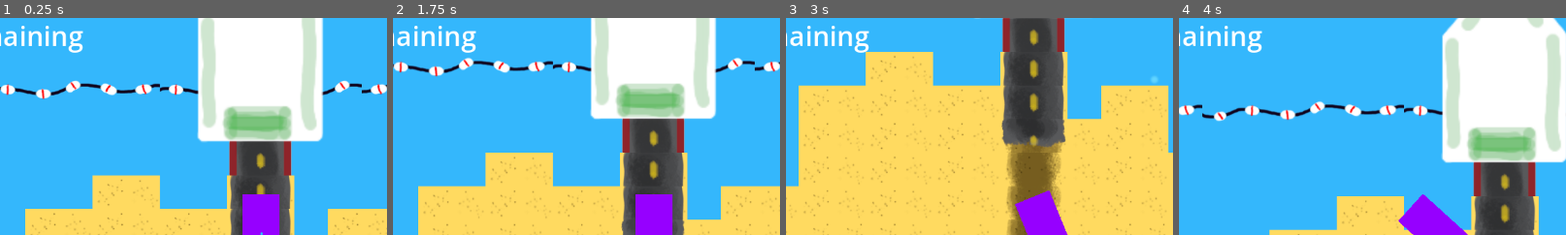
Above: before the commit, frames 1-4 (left to right).
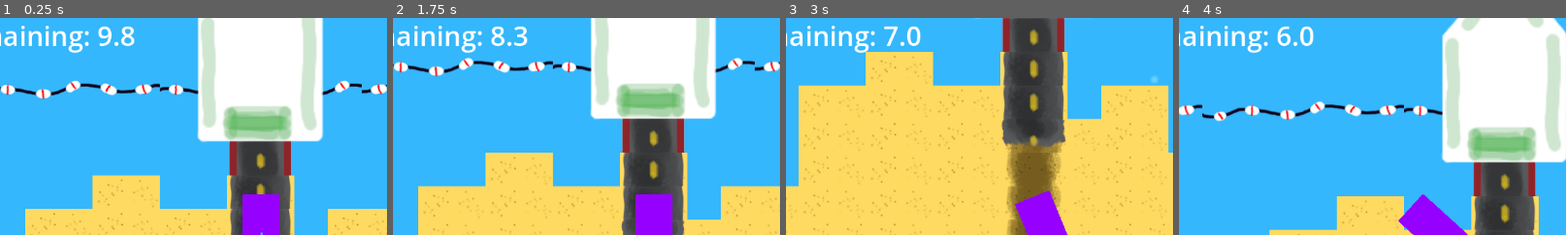
Above: after the commit, the same moments.

Repository: JoshuaKabo/Bothell-Jammin-PSW
Game: Godot game, scene res://GameAssets/main_scene.tscn
The game is run twice, just before and just after one commit, with the same random seed, the same clock (stepped at 60 frames per second) and the same inputs. Sound files missing from this copy of the repository are replaced by a short silence.
Inputs (mouse positions are % of the whole screen's width and height, from its top left):
- Up to frame 1 (0.25 s): no input
- Up to frame 2 (1.75 s): tap Enter at 0.5 s; move the mouse to (72, 45) at 0.52 s; press the mouse at (72, 45) at 0.53 s; hold D (steer_right) 0.53-1.28 s; move the mouse to (30, 55) at 1.27 s; release the mouse at (30, 55) at 1.28 s; hold Down (brake) from 1.28 s (still down); click (30, 55) at 1.35 s
- Up to frame 3 (3 s): move the mouse to (60, 28) at 2.02 s; release Down (brake) at 2.03 s; press the mouse at (60, 28) at 2.03 s; hold D (steer_right) 2.03-2.78 s; move the mouse to (45, 70) at 2.77 s; release the mouse at (45, 70) at 2.78 s; hold Up (accelerate) from 2.78 s (still down); click (45, 70) at 2.85 s
- Up to frame 4 (4 s): move the mouse to (80, 65) at 3.52 s; release Up (accelerate) at 3.53 s; press the mouse at (80, 65) at 3.53 s; hold Left (steer_left) from 3.53 s (still down)
The pictures show only the part of the screen within x 16-66%, y 0-50%; the shares and areas given below are measured in that part.

The runs differ from the first frame. In frame 1, 0.5% of the frame differs, in the area x 21-35%, y 3-13%; in frame 2, 0.5%; in frame 3, 0.4%; in frame 4, 0.5%.

Commit message:
level timer on screen

Diff:
--- /dev/null
+++ b/GameAssets/levelmanager.gd
@@ -0,0 +1,19 @@
+extends Label
+
+
+@export var lvTime = 10.0
+@export var lv2Time = 20.0
+
+var leveltimer
+
+
+# Called when the node enters the scene tree for the first time.
+func _ready():
+	leveltimer = get_node("leveltimer")
+	leveltimer.start(lvTime)
+
+
+
+# Called every frame. 'delta' is the elapsed time since the previous frame.
+func _process(_delta):
+	text = "Time Remaining: " + str("%2.1f" % leveltimer.time_left)
--- /dev/null
+++ b/GameAssets/levelmanager.tscn
@@ -0,0 +1,20 @@
+[gd_scene load_steps=4 format=3 uid="uid://bmcytrkeaq6s0"]
+
+[ext_resource type="Script" path="res://GameAssets/levelmanager.gd" id="1_7uypg"]
+
+[sub_resource type="SystemFont" id="SystemFont_jvt6k"]
+subpixel_positioning = 0
+
+[sub_resource type="LabelSettings" id="LabelSettings_m5tcn"]
+font = SubResource("SystemFont_jvt6k")
+font_size = 40
+
+[node name="Label" type="Label"]
+offset_right = 40.0
+offset_bottom = 23.0
+text = "Time Remaining"
+label_settings = SubResource("LabelSettings_m5tcn")
+script = ExtResource("1_7uypg")
+
+[node name="leveltimer" type="Timer" parent="."]
+one_shot = true
--- a/GameAssets/main_scene.tscn
+++ b/GameAssets/main_scene.tscn
@@ -7,6 +7,7 @@
 [ext_resource type="PackedScene" uid="uid://c8w5k5eo65kx8" path="res://GameAssets/Items/ferry.tscn" id="5_72d2y"]
 [ext_resource type="PackedScene" uid="uid://cfgbkvim6j7xg" path="res://level_tiles_set.tscn" id="6_8lhrw"]
 [ext_resource type="PackedScene" uid="uid://usvpj4fs2l47" path="res://GameAssets/level_transition_cam.tscn" id="7_kekha"]
+[ext_resource type="PackedScene" uid="uid://bmcytrkeaq6s0" path="res://GameAssets/levelmanager.tscn" id="8_57rx7"]
 
 [sub_resource type="TileSetAtlasSource" id="TileSetAtlasSource_kuyow"]
 texture = ExtResource("2_bdr2c")
@@ -144,12 +145,6 @@
 tile_size = Vector2i(50, 50)
 sources/0 = SubResource("TileSetAtlasSource_kuyow")
 
-[sub_resource type="SystemFont" id="SystemFont_jvt6k"]
-
-[sub_resource type="LabelSettings" id="LabelSettings_m5tcn"]
-font = SubResource("SystemFont_jvt6k")
-font_size = 40
-
 [node name="MainScene" type="Node2D"]
 
 [node name="l1_boundary_tiles" parent="." instance=ExtResource("1_ra2yv")]
@@ -194,8 +189,4 @@
 
 [node name="CanvasLayer" type="CanvasLayer" parent="."]
 
-[node name="Label" type="Label" parent="CanvasLayer"]
-offset_right = 40.0
-offset_bottom = 23.0
-text = "Time Remaining"
-label_settings = SubResource("LabelSettings_m5tcn")
+[node name="Label" parent="CanvasLayer" instance=ExtResource("8_57rx7")]
Not shown: 1 places in GameAssets/main_scene.tscn that only renumber resources
